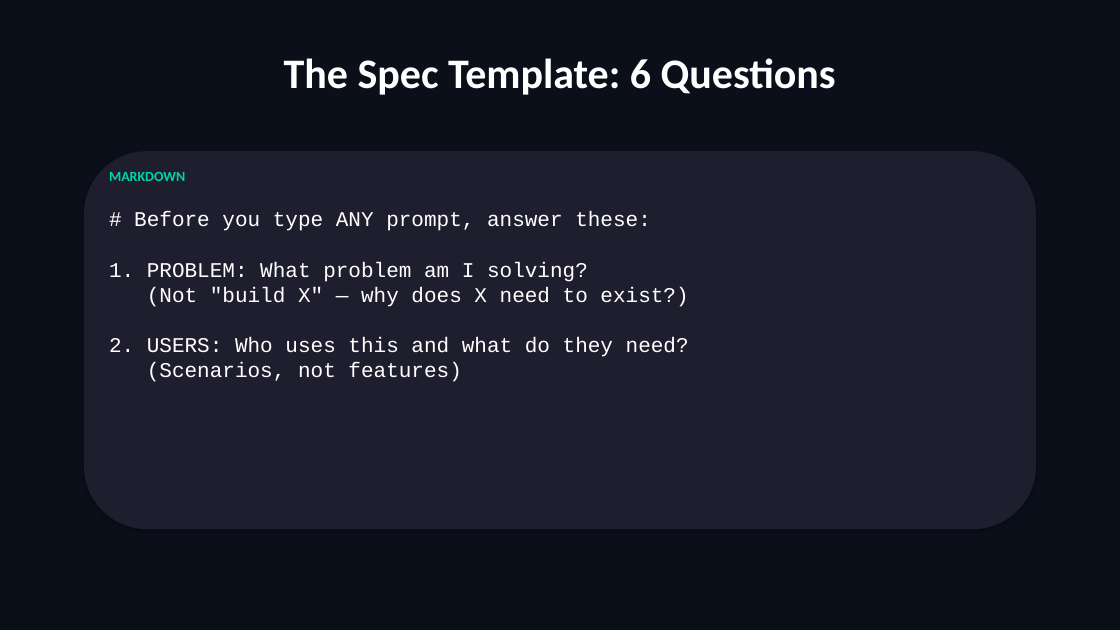
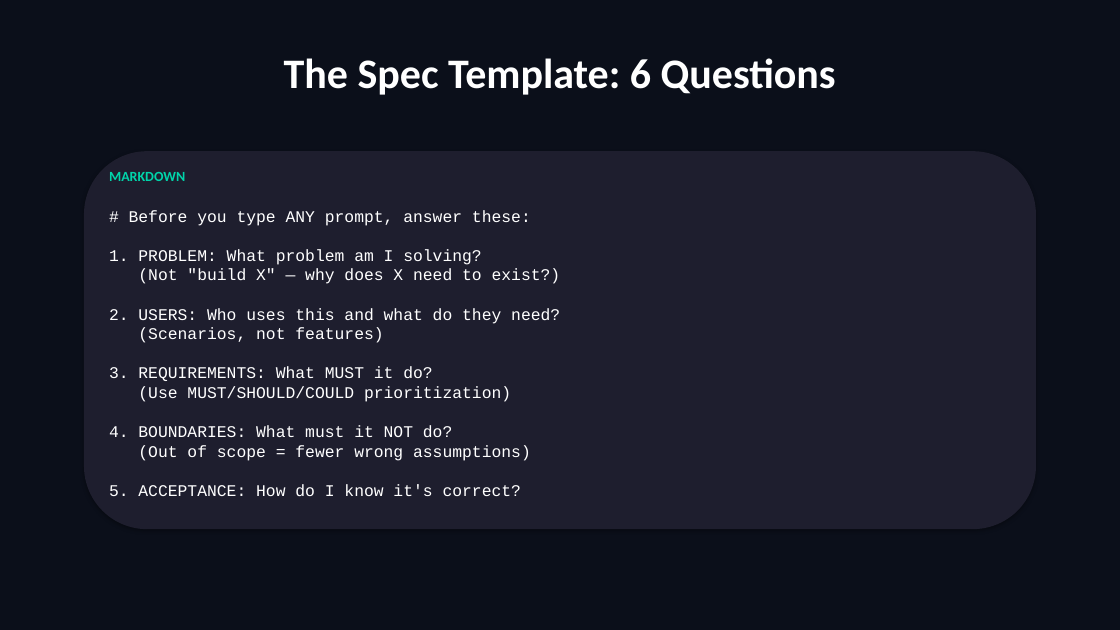
Before and after one commit to scottrhay/AIA-ClaudeCopilot, a slide deck: slide 71 of slides/Day2_Claude_Code_Fundamentals.pptx (slide 68 before the commit). Drawn at 1120x630 pixels with LibreOffice and Linux fonts; fonts in the diff are those of the drawing. Boxes give left, top, right and bottom in pixels: in the first picture for what was removed or moved away, otherwise in the second. Text is boxed around its words. In the diff, an @@ line names an element or a change of style, - is before the commit and + after.

Commit message:
fix: regenerate Day 2 — fix code wrap, section dividers, empty slides
Root cause: code handler had word_wrap=False causing wrap=none in XML,
making all code text extend off-screen. Fixed to word_wrap=True.
Section dividers now show subtitles. All 117 slides populated.

```diff
--- a/slides/Day2_Claude_Code_Fundamentals.pptx
+++ b/slides/Day2_Claude_Code_Fundamentals.pptx
@@ text at <box>109,210,561,496</box>: text changed; size 18 to 14 pt @@
-# Before you type ANY prompt, answer these:
-1. PROBLEM: What problem am I solving?
-(Not "build X" — why does X need to exist?)
-2. USERS: Who uses this and what do they need?
-(Scenarios, not features)
+# Before you type ANY prompt, answer these:
+1. PROBLEM: What problem am I solving?
+(Not "build X" — why does X need to exist?)
+2. USERS: Who uses this and what do they need?
+(Scenarios, not features)
+3. REQUIREMENTS: What MUST it do?
+(Use MUST/SHOULD/COULD prioritization)
+4. BOUNDARIES: What must it NOT do?
+(Out of scope = fewer wrong assumptions)
+5. ACCEPTANCE: How do I know it's correct?
```
Also in this commit, not shown: 34 other slides changed, 51 slides added, 48 slides removed.
